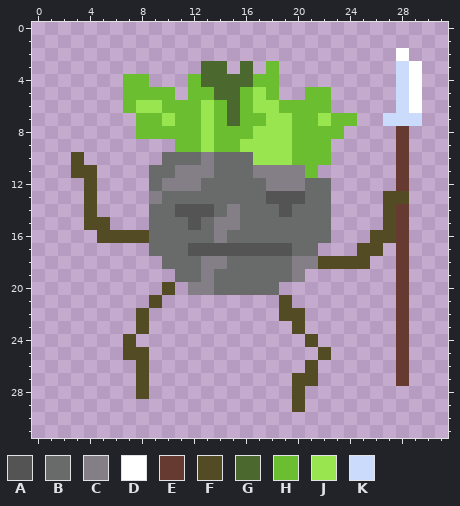
File history of a pixel-art sprite, source/assets/images/tilesets/minion.png. That is the earlier state.
The file is 32x32 pixels. Colours within 5 levels of each other are drawn and written as one.
Palette (. is transparent): A #545454  B #696a6a  C #847e87  D #ffffff  E #663931  F #524b24  G #4b692f  H #6abe30  J #99e550  K #cbdbfc
The same view after the edit:
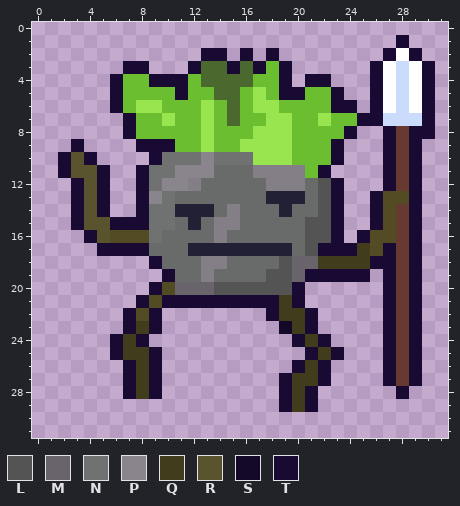
Colours new in this view: L #545454  M #69646c  N #707171  P #8a848d  Q #413c1c  R #5a542e  S #130828  T #180a33
Difference:
@@ palette @@
-A #545454
+A #222034
@@ x 0..31 @@
  0 ................................
- 1 ................................
- 2 ............................D...
- 3 .............GG.G.H.........KD..
- 4 .......HH...HGGGGHH.........KD..
- 5 .......HHHH.HHGGHJH..HH.....KD..
- 6 .......HJJHHHJHGHJJHHHH.....KD..
- 7 ........HHJHHJHGHHJJHHJHH..KKK..
- 8 ........HHHHHJHHHJJJHHHH....E...
- 9 ...........HHJHHJJJJHHH.....E...
-10 ...F......BBBCBBBJJJHHH.....E...
-11 ...FF....BBCCCBBBCCCCH......E...
-12 ....F....BCCCBBBBBCCCBB.....E...
-13 ....F....CBBBBBBBBAAABB....FF...
-14 ....F....BBAAABCBBBABBB....FE...
-15 ....FF...BBBABCCBBBBBBB....FE...
-16 .....FFFFBBBBBCBBBBBBBB...FFE...
-17 .........BBBAAAAAAAABB...FF.E...
-18 ..........BBBCCBBBBBCCFFFF..E...
-19 ...........BBCBBBBBBC.......E...
-20 ..........F.CCBBBBB.........E...
-21 .........F.........F........E...
-22 ........F..........FF.......E...
-23 ........F...........F.......E...
-24 .......F.............F......E...
-25 .......FF.............F.....E...
-26 ........F............F......E...
-27 ........F...........FF......E...
-28 ........F...........F...........
-29 ....................F...........
+ 1 ............................T...
+ 2 .............TT.T.T........TDT..
+ 3 .......TT...TGGTGTHT......TDKDT.
+ 4 ......THHTTTHGGGGHHT.TT...TDKDT.
+ 5 ......THHHHTHHGGHJHTTHHT..TDKDT.
+ 6 ......THJJHHHJHGHJJHHHHTT.TDKDT.
+ 7 .......THHJHHJHGHHJJHHJHHTTKKKT.
+ 8 .......THHHHHJHHHJJJHHHHT..TETT.
+ 9 ...T....TTTHHJHHJJJJHHHT...TET..
+10 ..TRT....TNNNPNNNJJJHHHT...TET..
+11 ..TRRT..TNNPPPBBBCCCCHT....TET..
+12 ...TRT..TNPPCBBBBBCCCBLT...TET..
+13 ...TRT..TPNBBBBBBBAAABLT..TFFT..
+14 ...TRT..TNNAAABCBBBABBLT..TFET..
+15 ...TRRTTTNNBABCCBBBBBLLT..TFET..
+16 ....TRFFFNBBBBCBBBBBBLLT.TFFET..
+17 .....TTTTBBBAAAAAAAABLTTTQFTET..
+18 .........TBBBCCBBBBLMMQQQQTTET..
+19 ..........TBBCBBBBLLMTTTTT.TET..
+20 .........TFMMMLLLLLLT......TET..
+21 ........TFTTTTTTTTTQT......TET..
+22 .......TFT........TQQT.....TET..
+23 .......TQT.........SQT.....TET..
+24 ......TQT...........TQT....TET..
+25 ......TQQT...........TQT...TET..
+26 .......TQT..........TQT....TET..
+27 .......TQT.........TQQT....TET..
+28 .......TQT.........TQT......T...
+29 ...................TQT..........
 30 ................................
Pixel boxes of the changes (left, top, right, bottom) in both pictures:
changed: (58, 35, 435, 412)
